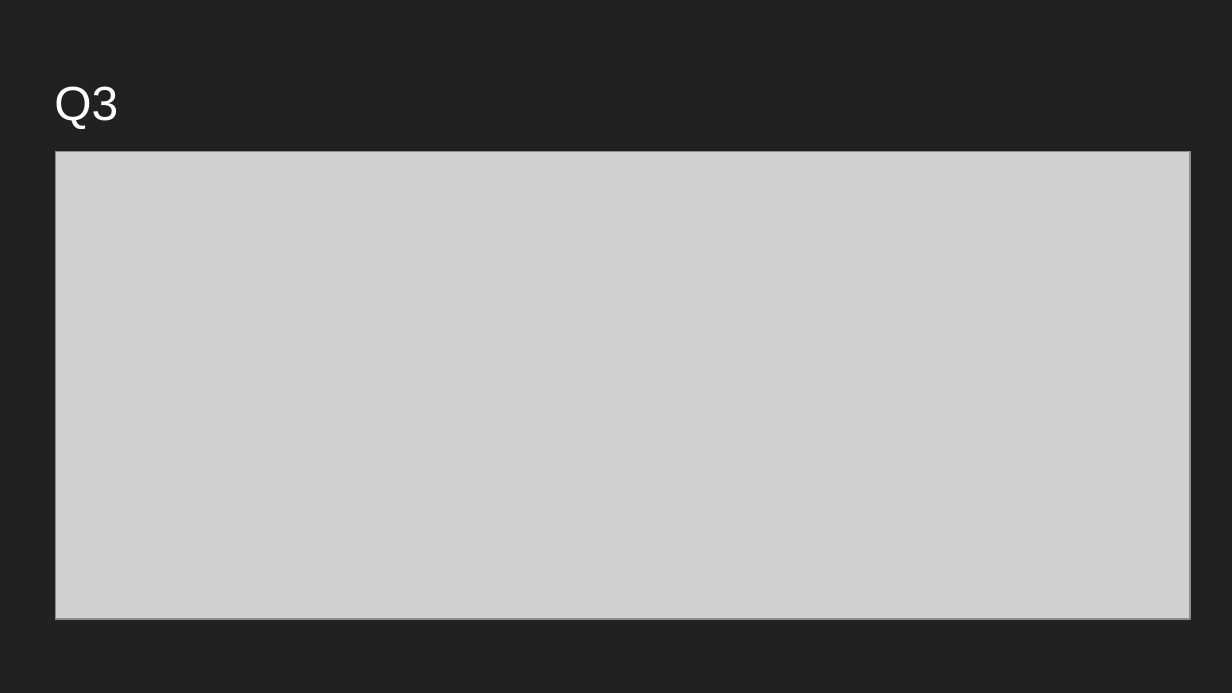
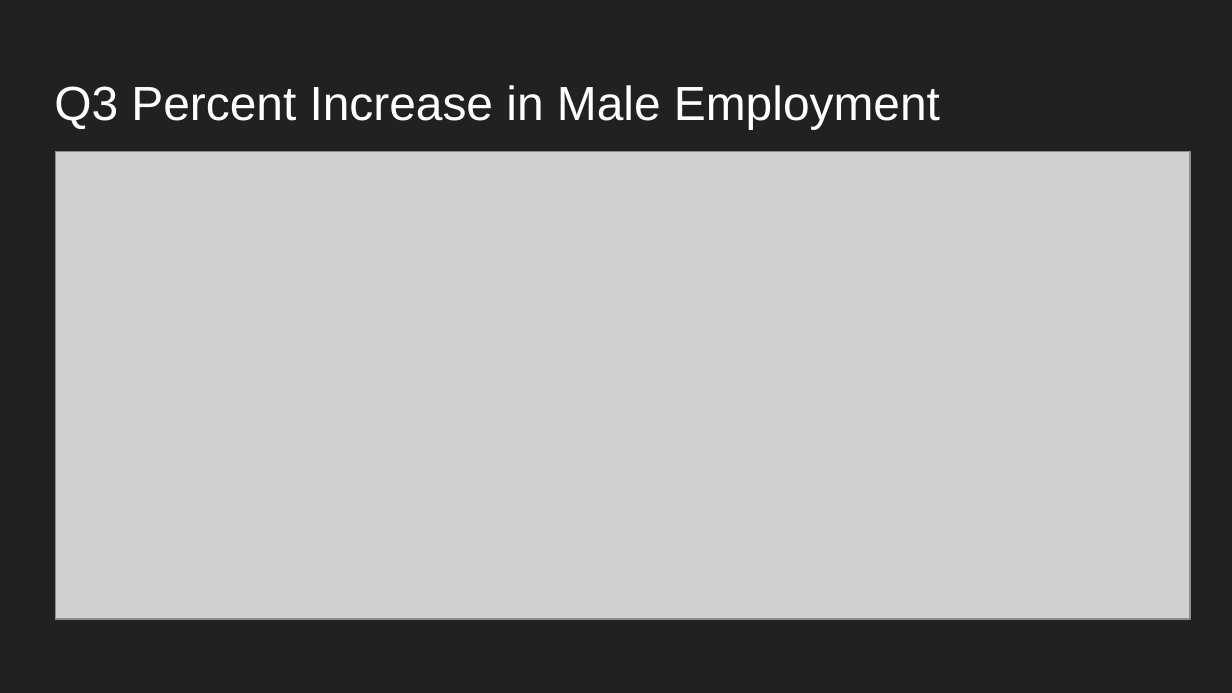
Before and after one commit to 1901-Big-Data/project-1-Joe-Spencer, a slide deck: slide 6 of Project 1_ Gender Stats.pptx. Drawn at 1232x693 pixels with LibreOffice and Linux fonts; fonts in the diff are those of the drawing; grey boxes stand for pictures. Boxes give left, top, right and bottom in pixels: in the first picture for what was removed or moved away, otherwise in the second. Text is boxed around its words. In the diff, an @@ line names an element or a change of style, - is before the commit and + after.

```diff
--- a/Project 1_ Gender Stats.pptx
+++ b/Project 1_ Gender Stats.pptx
@@ title at [54,85,940,129]: text changed @@
-Q3
+Q3 Percent Increase in Male Employment
```
Also in this commit, not shown: 6 other slides changed, 2 other files.
